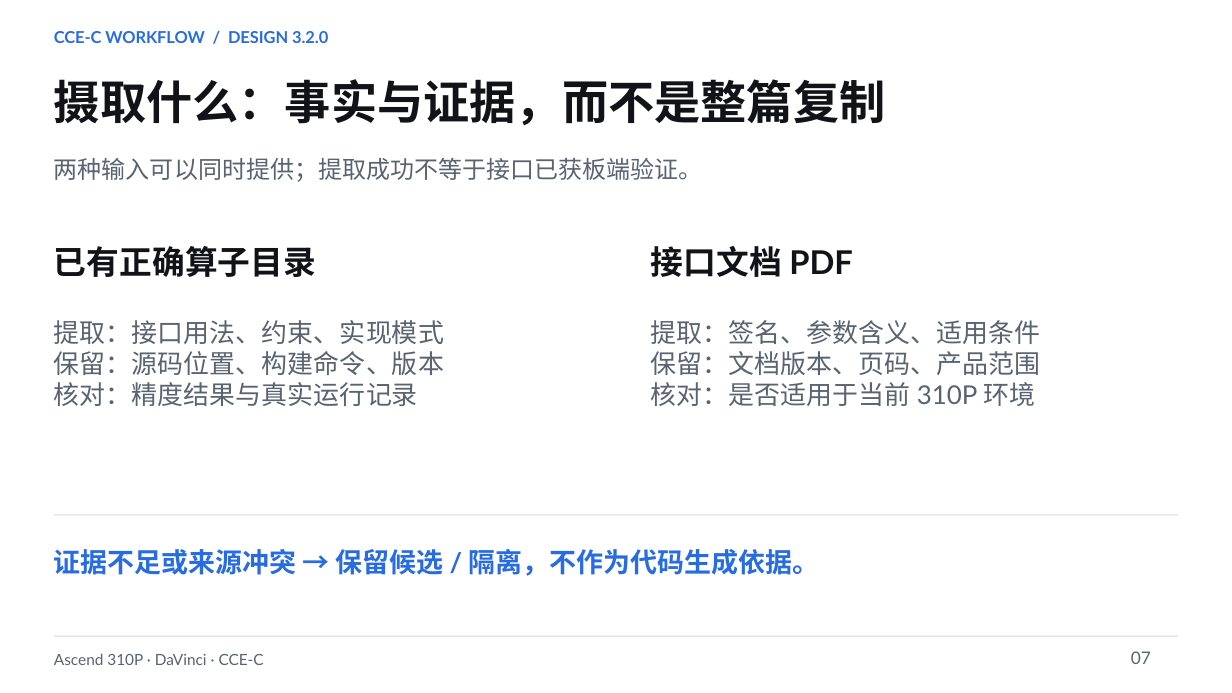
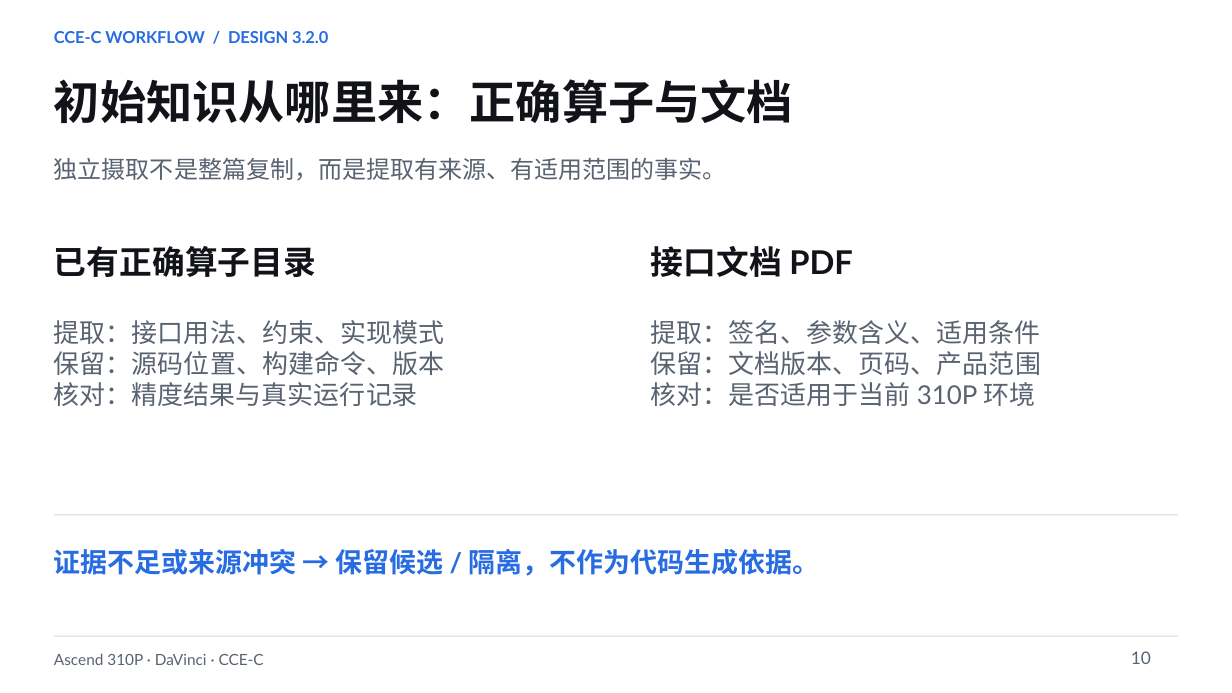
Before and after one commit to chao-shu/CCE_SKILL, a slide deck: slide 10 of docs/Ascend310P_CCEC_Workflow_v3.2.0_CN.pptx (slide 7 before the commit). Drawn at 1232x693 pixels with LibreOffice and Linux fonts; fonts in the diff are those of the drawing. Boxes give left, top, right and bottom in pixels: in the first picture for what was removed or moved away, otherwise in the second. Text is boxed around its words. In the diff, an @@ line names an element or a change of style, - is before the commit and + after.

```diff
--- a/docs/Ascend310P_CCEC_Workflow_v3.2.0_CN.pptx
+++ b/docs/Ascend310P_CCEC_Workflow_v3.2.0_CN.pptx
@@ text at [54,79,793,123]: text changed @@
-摄取什么：事实与证据，而不是整篇复制
+初始知识从哪里来：正确算子与文档
@@ text at [54,158,727,180]: text changed @@
-两种输入可以同时提供；提取成功不等于接口已获板端验证。
+独立摄取不是整篇复制，而是提取有来源、有适用范围的事实。
@@ text at [1131,651,1151,664]: text changed @@
-07
+10
```
Also in this commit, not shown: 14 other slides changed.
